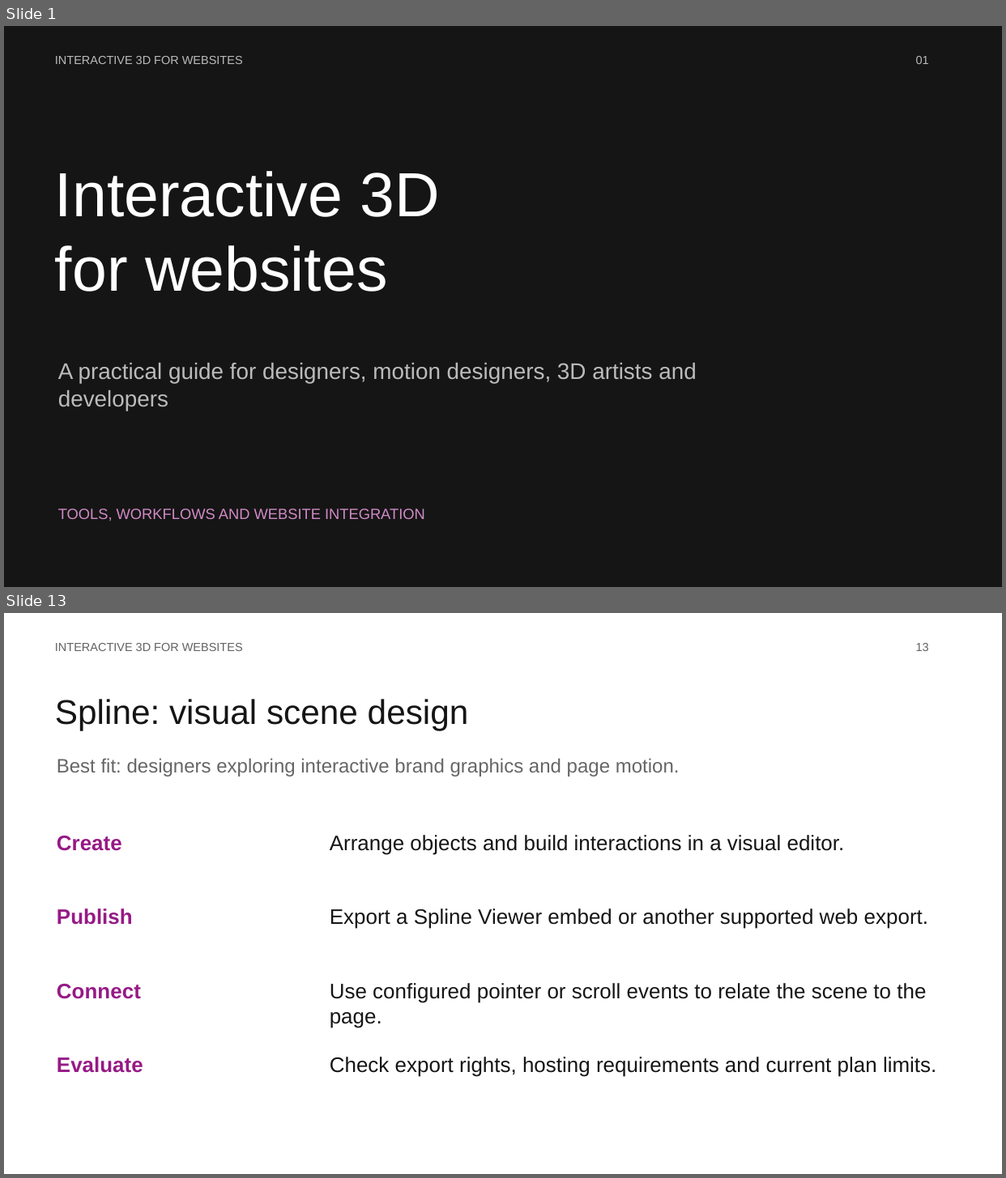
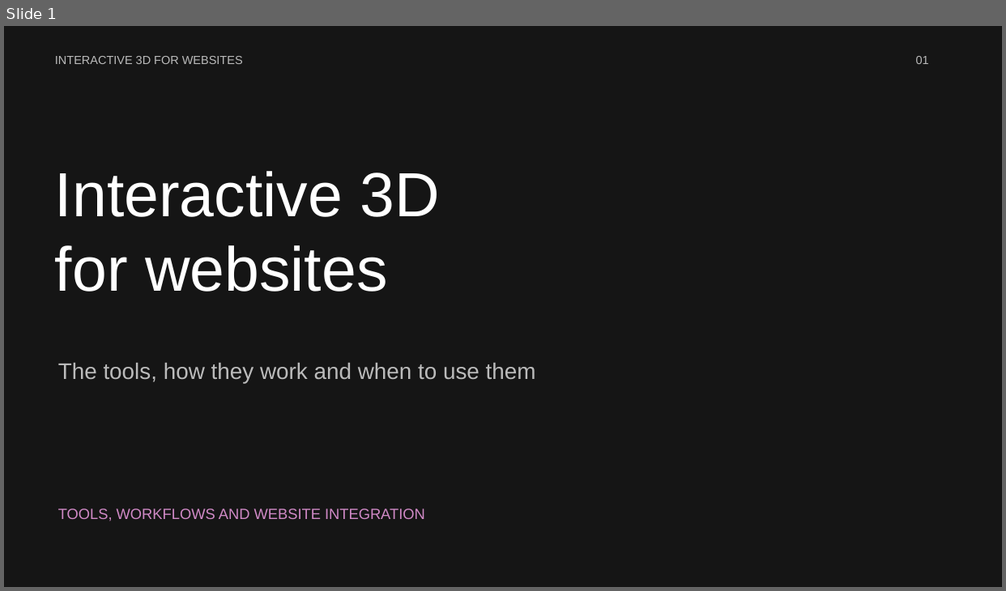
Before and after one commit to Naveen100102/lightmetrics-3d-viewer, a slide deck: public/presentation/Interactive-3D-for-Websites.pptx. Shown one above the other, each under a label of ours: slides 1 and 13 before the commit, slide 1 after it; the slides between them are not shown. The pictures are 1006x1178 and 1006x591 pixels, drawn with LibreOffice and Linux fonts; fonts in the diff are those of the drawing. Boxes give left, top, right and bottom in pixels: in the first picture for what was removed or moved away, otherwise in the second. Text is boxed around its words. In the diff, an @@ line names an element or a change of style, - is before the commit and + after.

```diff
--- a/public/presentation/Interactive-3D-for-Websites.pptx
+++ b/public/presentation/Interactive-3D-for-Websites.pptx
@@ slide 13 removed at <box>4,613,1002,1174</box>, background #FFFFFF @@
@@ text removed at <box>55,643,243,651</box> @@
-INTERACTIVE 3D FOR WEBSITES
@@ text removed at <box>916,643,929,651</box> @@
-13
@@ text removed at <box>55,699,469,730</box> @@
-Spline: visual scene design
@@ text removed at <box>57,758,680,777</box> @@
-Best fit: designers exploring interactive brand graphics and page motion.
@@ text removed at <box>57,836,122,851</box> @@
-Create
@@ text removed at <box>330,835,845,855</box> @@
-Arrange objects and build interactions in a visual editor.
@@ text removed at <box>57,909,133,925</box> @@
-Publish
@@ text removed at <box>330,909,928,929</box> @@
-Export a Spline Viewer embed or another supported web export.
@@ text removed at <box>57,984,141,999</box> @@
-Connect
@@ text removed at <box>330,983,926,1029</box> @@
-Use configured pointer or scroll events to relate the scene to the page.
@@ text removed at <box>57,1057,143,1073</box> @@
-Evaluate
@@ text removed at <box>330,1057,936,1077</box> @@
-Check export rights, hosting requirements and current plan limits.
@@ slide 1 changed as well @@
@@ text at <box>58,363,536,383</box>: text changed @@
-A practical guide for designers, motion designers, 3D artists and developers
+The tools, how they work and when to use them
```
Also in this commit, not shown: 7 other slides changed, 3 slides added, 23 other slides removed, 34 other files.
